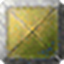
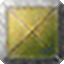
Layer changes from the first 64 x 64 image to the second:
removed layer "st_oxyda.png" over [0, 0, 64, 64]
added layer "st_oxyda" above "st_oxyda_open" over [0, 0, 64, 64]
